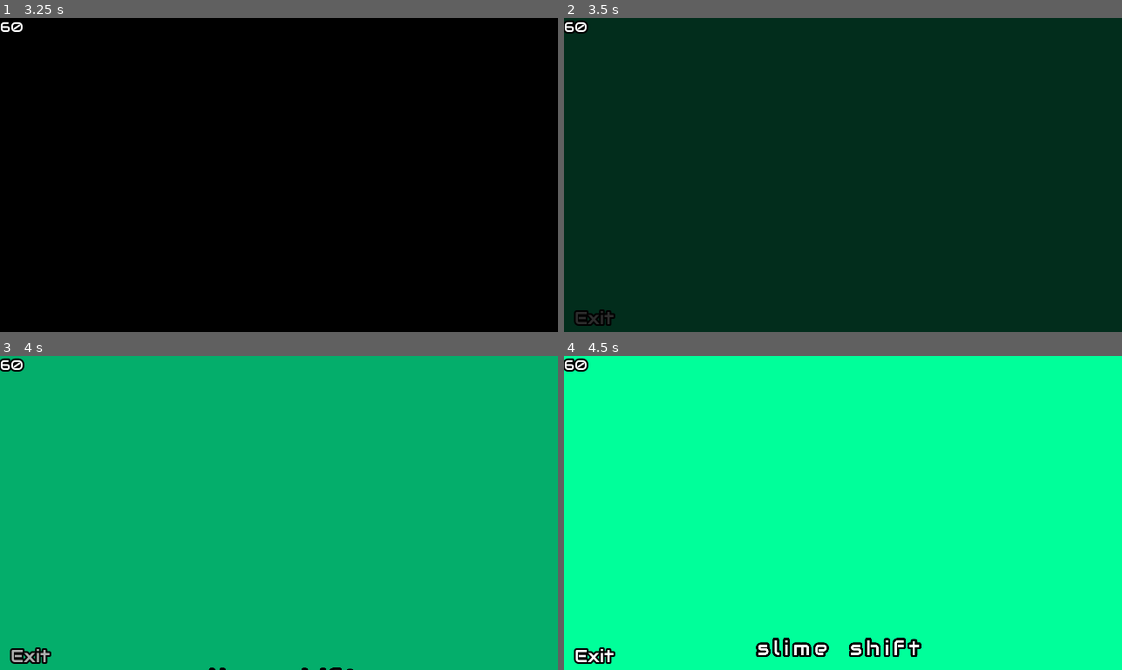
Above: before the commit, frames 1-4 (two rows, left to right).
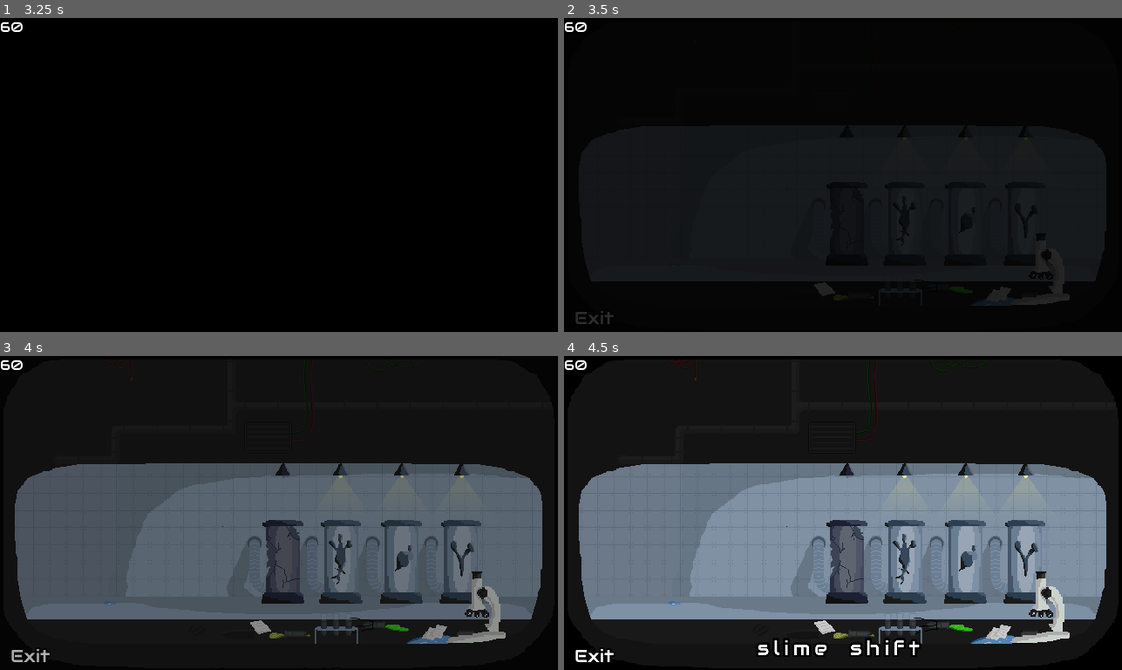
Above: after the commit, the same moments.

Repository: moha2008dev/slime-shift
Game: Godot game, scene res://scenes/main_menu.tscn
Two runs of this game, one before a commit and one after it. Both use one fixed random seed, a clock stepped at 60 frames per second and the inputs below.
Inputs:
- Up to frame 1 (3.25 s): click "Options" at 0.5 s; click "Credits" at 1.25 s; click "New Game" at 2 s; click "New Game" at 2.75 s
- Up to frame 2 (3.5 s): no input
- Up to frame 3 (4 s): hold D (right) from 3.53 s (still down); tap Shift (switch) at 3.6 s; tap W (up) at 3.77 s
- Up to frame 4 (4.5 s): keep holding D (right); tap Shift (switch) at 4.35 s

Frame 1 is identical in both runs. In frame 2, 60% of the frame differs, in the area x 0-100%, y 0-100%; in frame 3, 100%; in frame 4, 99%.

Commit message:
some eddits

Diff:
--- a/scenes/credits.tscn
+++ b/scenes/credits.tscn
@@ -1,10 +1,12 @@
-[gd_scene load_steps=9 format=2]
+[gd_scene load_steps=10 format=2]
 
 [ext_resource path="res://fonts/Audiowide-Regular.ttf" type="DynamicFontData" id=1]
 [ext_resource path="res://scripts/credits.gd" type="Script" id=2]
+[ext_resource path="res://2d arts/Artboard_1.png2.png" type="Texture" id=3]
 
-[sub_resource type="StyleBoxFlat" id=1]
-bg_color = Color( 0, 1, 0.607843, 1 )
+[sub_resource type="StyleBoxTexture" id=9]
+texture = ExtResource( 3 )
+region_rect = Rect2( 0, 0, 720, 405 )
 
 [sub_resource type="DynamicFont" id=6]
 size = 45
@@ -62,16 +64,17 @@
 [node name="Panel" type="Panel" parent="."]
 anchor_right = 1.0
 anchor_bottom = 1.0
-custom_styles/panel = SubResource( 1 )
+custom_styles/panel = SubResource( 9 )
 
 [node name="credis" type="Label" parent="."]
 anchor_left = 0.5
 anchor_top = 0.5
 anchor_right = 0.5
 anchor_bottom = 0.5
-margin_top = 600.0
-margin_right = 711.0
-margin_bottom = 4075.0
+margin_left = -320.0
+margin_top = 420.0
+margin_right = 391.0
+margin_bottom = 3895.0
 rect_scale = Vector2( 0.5, 0.5 )
 custom_colors/font_color = Color( 1, 1, 1, 1 )
 custom_fonts/font = SubResource( 6 )
--- a/scenes/loading.tscn
+++ b/scenes/loading.tscn
@@ -1,10 +1,12 @@
-[gd_scene load_steps=8 format=2]
+[gd_scene load_steps=9 format=2]
 
 [ext_resource path="res://scripts/loading.gd" type="Script" id=1]
 [ext_resource path="res://fonts/Audiowide-Regular.ttf" type="DynamicFontData" id=2]
+[ext_resource path="res://2d arts/Artboard_1.png2.png" type="Texture" id=3]
 
-[sub_resource type="StyleBoxFlat" id=1]
-bg_color = Color( 0, 1, 0.607843, 1 )
+[sub_resource type="StyleBoxTexture" id=7]
+texture = ExtResource( 3 )
+region_rect = Rect2( 0, 0, 720, 405 )
 
 [sub_resource type="DynamicFont" id=2]
 size = 65
@@ -72,7 +74,7 @@
 [node name="Panel" type="Panel" parent="."]
 anchor_right = 1.0
 anchor_bottom = 1.0
-custom_styles/panel = SubResource( 1 )
+custom_styles/panel = SubResource( 7 )
 
 [node name="loading2" type="Label" parent="."]
 anchor_left = 0.5
--- a/scenes/options.tscn
+++ b/scenes/options.tscn
@@ -1,10 +1,12 @@
-[gd_scene load_steps=19 format=2]
-
+[gd_scene load_steps=20 format=2]
+
+[ext_resource path="res://2d arts/Artboard_1.png2.png" type="Texture" id=1]
 [ext_resource path="res://scripts/options.gd" type="Script" id=2]
 [ext_resource path="res://fonts/Audiowide-Regular.ttf" type="DynamicFontData" id=3]
 
-[sub_resource type="StyleBoxFlat" id=1]
-bg_color = Color( 0, 1, 0.6, 1 )
+[sub_resource type="StyleBoxTexture" id=19]
+texture = ExtResource( 1 )
+region_rect = Rect2( 0, 0, 720, 405 )
 
 [sub_resource type="StyleBoxFlat" id=2]
 bg_color = Color( 0.129412, 0.101961, 0.101961, 0.662745 )
@@ -81,7 +83,7 @@
 anchor_bottom = 0.886
 margin_right = 62.36
 margin_bottom = 43.04
-custom_styles/panel = SubResource( 1 )
+custom_styles/panel = SubResource( 19 )
 
 [node name="ColorRect" type="Panel" parent="Panel"]
 anchor_left = 0.5
